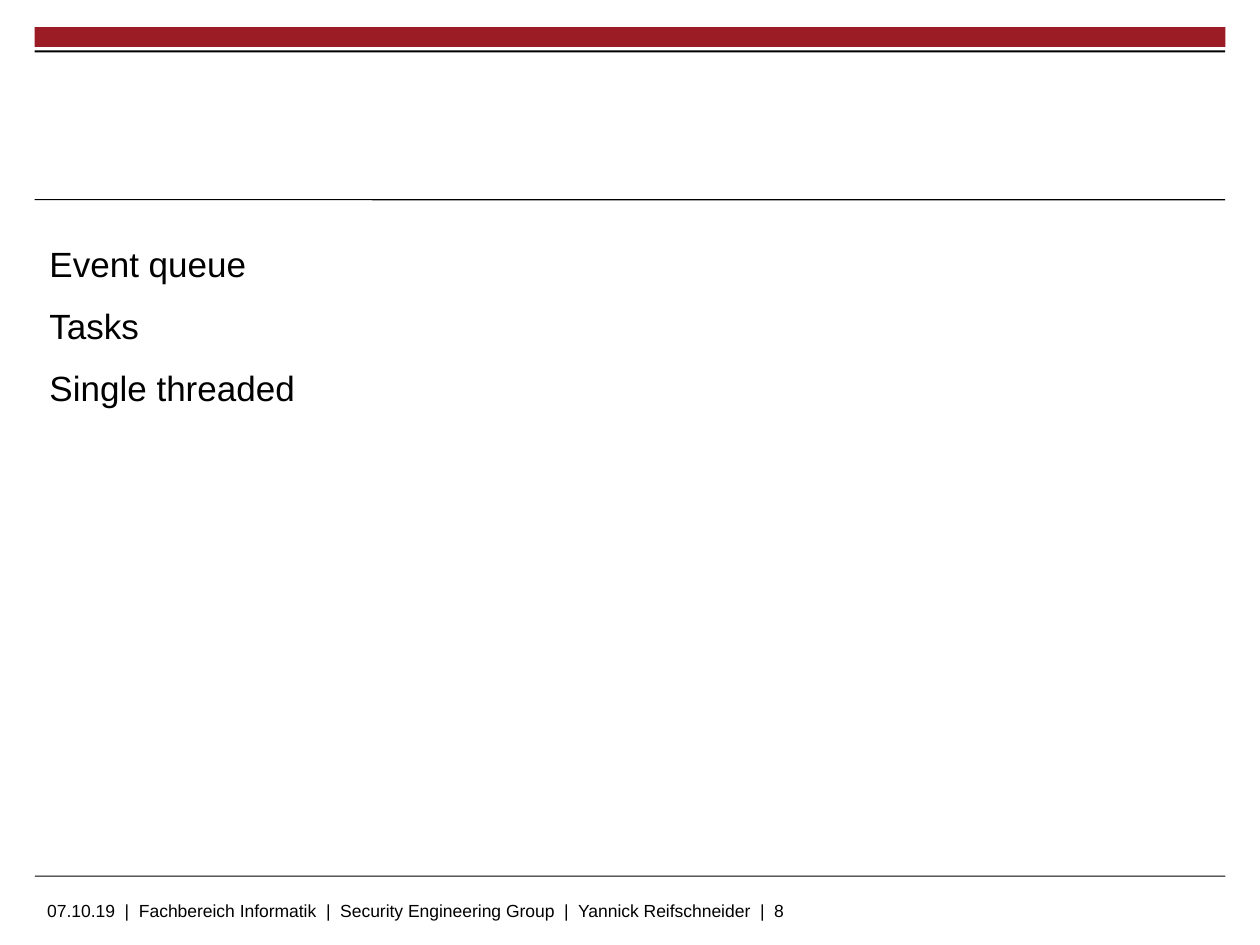
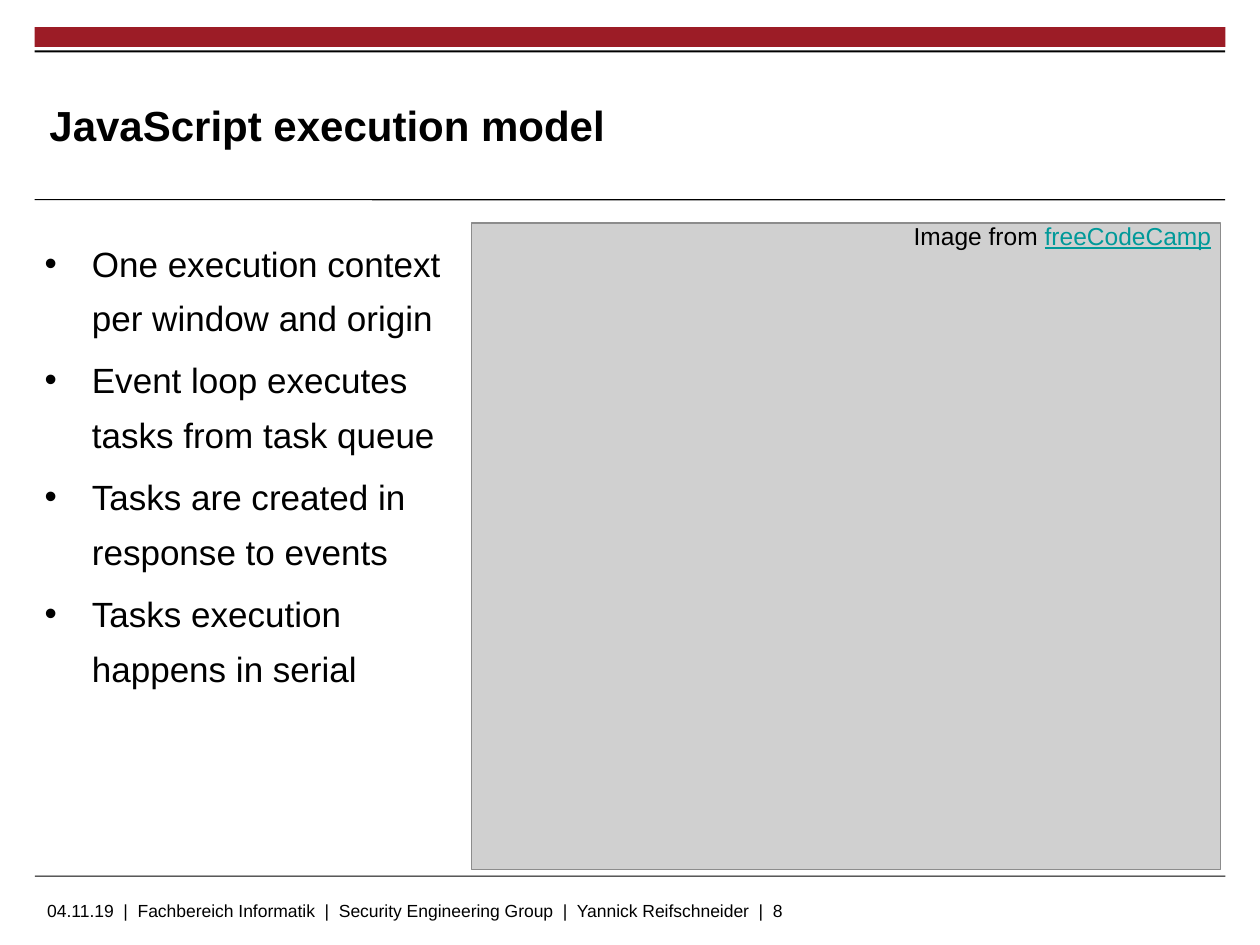
Before and after one commit to skidr0w/background-execution, a slide deck: slide 8 of thesis/slides.pptx. Drawn at 1260x945 pixels with LibreOffice and Linux fonts; fonts in the diff are those of the drawing; grey boxes stand for pictures; background and template pictures are left out. Boxes give left, top, right and bottom in pixels: in the first picture for what was removed or moved away, otherwise in the second. Text is boxed around its words. In the diff, an @@ line names an element or a change of style, - is before the commit and + after.

```diff
--- a/thesis/slides.pptx
+++ b/thesis/slides.pptx
@@ title added at [49, 110, 605, 150], 24 pt, text #000000, bold @@
+JavaScript execution model
@@ picture added at [471, 223, 1221, 869] @@
@@ text added at [914, 227, 1211, 250], 14 pt, text #009999, underline @@
+Image from freeCodeCamp
@@ text at [92, 251, 440, 688]: text changed @@
-Event queue
-Tasks
-Single threaded
+• One execution context per window and origin
+• Event loop executes tasks from task queue
+• Tasks are created in response to events
+• Tasks execution happens in serial
@@ text at [47, 904, 783, 921]: text changed @@
-07.10.19 | Fachbereich Informatik | Security Engineering Group | Yannick Reifschneider | 8
+04.11.19 | Fachbereich Informatik | Security Engineering Group | Yannick Reifschneider | 8
```
Also in this commit, not shown: 1 other slide changed, 14 slides added.
